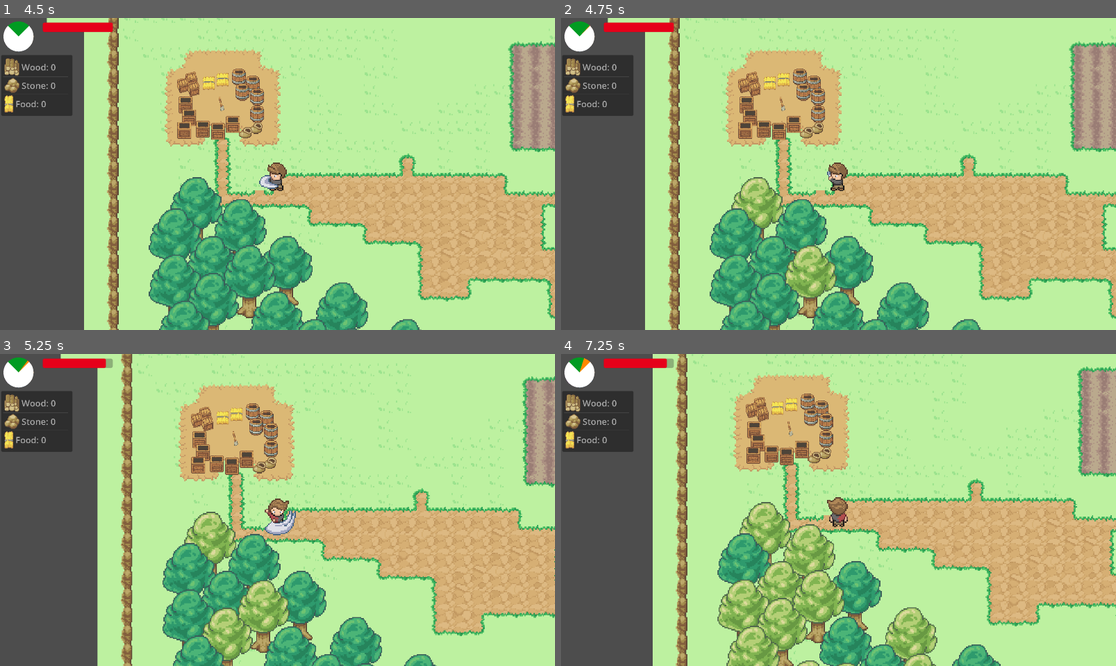
Above: before the commit, frames 1-4 (two rows, left to right).
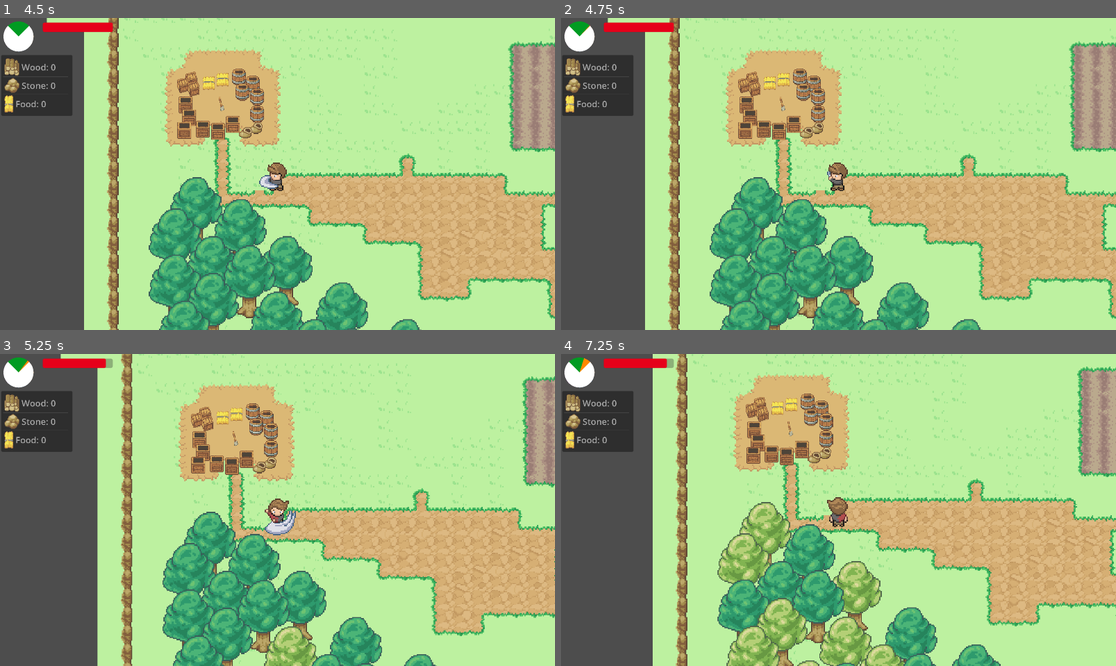
Above: after the commit, the same moments.

Repository: Herzmut-Games/hgj-2023
Game: Godot game, scene res://level.tscn
Two runs of this game, one before a commit and one after it. Both use one fixed random seed, a clock stepped at 60 frames per second and the inputs below.
Inputs:
- Up to frame 1 (4.5 s): hold Right (ui_right) 0.53-1.28 s; tap Space (action) every 0.75 s from 0.6 to 4.35 s; hold Down (ui_down) 1.28-2.03 s; hold Right (ui_right) 2.03-2.78 s; hold Up (ui_up) 2.78-3.53 s; hold Left (ui_left) from 3.53 s (still down)
- Up to frame 2 (4.75 s): keep holding Left (ui_left)
- Up to frame 3 (5.25 s): release Left (ui_left) at 5.03 s; hold Down (ui_down) from 5.03 s (still down); tap Space (action) at 5.1 s
- Up to frame 4 (7.25 s): release Down (ui_down) at 5.78 s; hold Right (ui_right) 5.78-6.53 s; tap Space (action) at 5.85, 6.6 s; hold Up (ui_up) from 6.53 s (still down)

Frame 1 is identical in both runs. In frame 2, 2.0% of the frame differs, in the area x 30-50%, y 51-90%; in frame 3, 3.7%; in frame 4, 8.2%, in the area x 28-68%, y 54-100%.

Commit message:
Use signals for tree texture change

Diff:
--- a/items/tree.gd
+++ b/items/tree.gd
@@ -8,8 +8,6 @@
 var TREE_REGROW_WAIT = 1
 var chopped = false
 
-# Season textures.
-@export var season = Game.Season.SPRING
 var textures = {
 	0: Game.tree0,
 	1: Game.tree1,
@@ -18,10 +16,10 @@
 }
 
 func _ready():
+	Game.connect("season_changed", _season_changed)
 	regrow_timer.wait_time = TREE_REGROW_WAIT
 
 func _process(_delta):
-	_update_season(Game.season)
 	if chopped:
 		stump.visible = true
 		texture.visible = false
@@ -30,21 +28,15 @@
 		texture.visible = true
 
 # _update_season sets the items season.
-func _update_season(newSeason):
-	if season == newSeason:
-		return
-
+func _season_changed(new_season):
 	# Update item texture.
 	season_swap_timer.wait_time = randf_range(0, 5)
 	season_swap_timer.start()
 
-	if newSeason != Game.Season.SPRING:
+	if new_season != Game.Season.SPRING:
 		regrow_timer.stop()
 	else:
 		regrow_timer.start()
-
-
-	season = newSeason
 
 func _chop():
 	chopped = true
